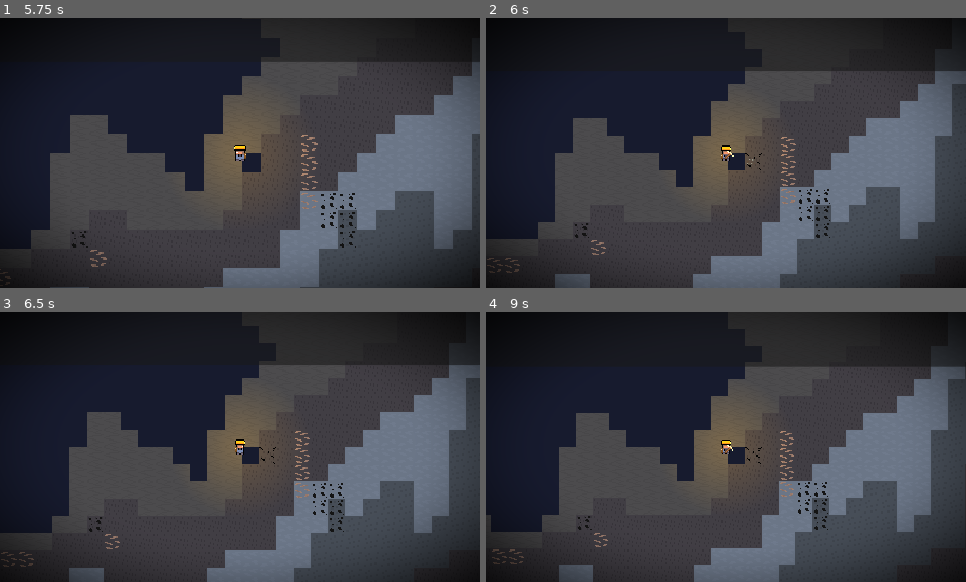
Above: before the commit, frames 1-4 (two rows, left to right).
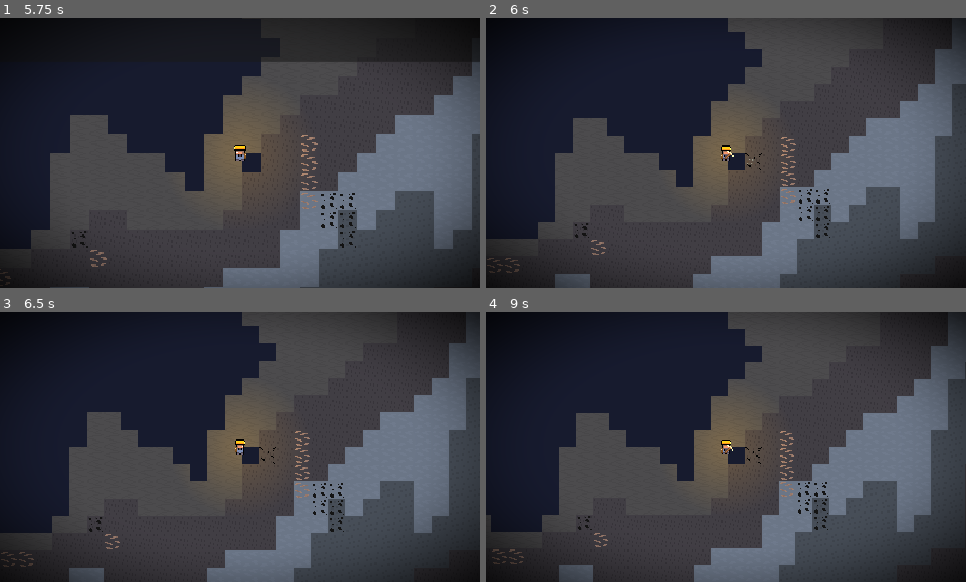
Above: after the commit, the same moments.

Repository: p4tk4n/Lone_Miner
Game: Godot game, scene res://Scenes/main_menu.tscn
Two runs of this game, one before a commit and one after it. Both use one fixed random seed, a clock stepped at 60 frames per second and the inputs below.
Inputs (mouse positions are in pixels of both pictures, inside the frame that each line leads up to):
- Up to frame 1 (5.75 s): click (240, 82) at 0.5 s; move the mouse to (240, 150) at 1.27 s; hold D (player_right) 1.28-2.78 s; tap Mouse wheel down (scroll down) at 1.35, 2.85, 4.35 s; click (240, 150) at 1.42 s; tap Space (player_jump) at 1.52, 2.27, 2.75, 3.77, 4.25, 4.52, 5.27 s; tap Enter at 2, 3.5, 5 s; move the mouse to (144, 166) at 2.02 s; tap Mouse wheel up (scroll up) at 2.1, 3.6, 5.1 s; click (144, 166) at 2.17 s; move the mouse to (288, 93) at 2.77 s; hold A (player_left) 2.78-3.53 s; click (288, 93) at 2.92 s; move the mouse to (216, 207) at 3.52 s; hold D (player_right) 3.53-5.03 s; click (216, 207) at 3.67 s; move the mouse to (384, 193) at 4.27 s; click (384, 193) at 4.42 s; tap Tab (open_inventory) at 4.9 s; move the mouse to (96, 112) at 5.02 s; hold A (player_left) from 5.03 s (still down); click (96, 112) at 5.17 s
- Up to frame 2 (6 s): tap Space (player_jump) at 5.75 s; move the mouse to (750, 153) at 5.77 s; release A (player_left) at 5.78 s; hold D (player_right) from 5.78 s (still down); tap Mouse wheel down (scroll down) at 5.85 s; click (750, 153) at 5.92 s
- Up to frame 3 (6.5 s): keep holding D (player_right)
- Up to frame 4 (9 s): move the mouse to (654, 379) at 6.52 s; release D (player_right) at 6.53 s; hold A (player_left) 6.53-8.03 s; tap Mouse wheel up (scroll up) at 6.6, 8.1 s; click (654, 379) at 6.67 s; tap Space (player_jump) at 6.77, 7.52, 8.27 s; move the mouse to (831, 433) at 7.27 s; tap Mouse wheel down (scroll down) at 7.35, 8.85 s; click (831, 433) at 7.42 s; move the mouse to (630, 460) at 8.02 s; hold D (player_right) from 8.03 s (still down); click (630, 460) at 8.17 s; move the mouse to (774, 387) at 8.77 s; click (774, 387) at 8.92 s

Frame 1 is identical in both runs. In frame 2, 4.1% of the frame differs, in the area x 50-100%, y 0-20%; in frame 3, 4.1%; in frame 4, 4.5%, in the area x 50-100%, y 0-21%.

Commit message:
Building system functioning
finally i guess 🎊

Diff:
--- a/Scenes/inventory_node.tscn
+++ b/Scenes/inventory_node.tscn
@@ -11,7 +11,7 @@
 
 const SLOT_SIZE = Vector2(48, 48)
 const HALF_SLOT = 0.5 * SLOT_SIZE
-var hovered_index = 0
+var hovered_index = 1
 const MAX_SLOTS = SLOTS_X * SLOTS_Y
 
 @onready var inventory_bg = $inventory_bg
@@ -24,6 +24,7 @@
 var items : Array
 var picked_item = null
 var picked_index = -1
+
 
 func _ready():
 	highlight_slot.visible = Global.player_inventory_open
@@ -106,19 +107,29 @@
 		return true
 	return false
 
-func _process(delta):
-	var l_mpos = get_local_mouse_position()
-	var hovered_index = get_index_by_pos(l_mpos)
+func _process(_delta):
+	for i in range(1,11):
+		if Input.is_action_just_pressed(str(i)):
+			hovered_index = i - 1
+			print(hovered_index)
+
 	var highlight_slot_pos = get_pos_by_index(hovered_index)
 	highlight_slot.visible = Global.player_inventory_open
 	highlight_slot.position = highlight_slot_pos
-	if Input.is_action_just_pressed(\"mouse_left\"):
-		var item = get_item(hovered_index)
-		if item:
-			picked_item = item
-			picked_index = hovered_index
-	if picked_item:
-		picked_item.position = get_local_mouse_position()
+
+	#if Input.is_action_just_pressed(\"mouse_left\"):
+		#var item = get_item(hovered_index)
+		#if item:
+			#picked_item = item
+			#picked_index = hovered_index
+	#if picked_item:
+		#picked_item.position = get_local_mouse_position()
+
+	for i in range(Global.inventory.size()):
+		if Global.inventory[i] and Global.inventory[i][\"quantity\"] == 0:
+			Global.inventory[i] = null
+			Global.inventory_updated.emit()
+			update_item_positions()
 
 	if Input.is_action_just_released(\"mouse_left\"):
 		var item_in_slot = get_item(hovered_index)
--- a/Scenes/item.tscn
+++ b/Scenes/item.tscn
@@ -18,7 +18,7 @@
 mass = 0.5
 physics_material_override = SubResource("PhysicsMaterial_3xsf5")
 gravity_scale = 1.1
-linear_velocity = Vector2(-23.7277, -0.654012)
+linear_velocity = Vector2(-26.286, 11.7556)
 angular_damp = 40.013
 script = ExtResource("1_kblxi")
 item_texture = ExtResource("1_6o2xr")
--- a/Scripts/global.gd
+++ b/Scripts/global.gd
@@ -6,7 +6,7 @@
 var player_can_mine = false
 var delay_inbetween_mining = 0.125
 
-var player_inventory_open = false
+var player_inventory_open = true
 var player : Node = null
 var inventory = []
 var did_scroll = false
--- a/Scripts/inventory_item.gd
+++ b/Scripts/inventory_item.gd
@@ -18,7 +18,7 @@
 @export var item_id = -1
 var current_id = -1
 
-func _process(delta):
+func _process(_delta):
 	if current_id != item_id:
 		current_id = item_id
 		$Sprite2D.texture = get_texture(item_id)
--- a/Scripts/world.gd
+++ b/Scripts/world.gd
@@ -16,6 +16,8 @@
 @onready var coal_texture = preload("res://Resources/Sprites/coal_item.png")
 @onready var stone_texture = preload("res://Resources/Sprites/stone_item.png")
 @onready var iron_texture = preload("res://Resources/Sprites/iron_item.png")
+
+var buildable_blocks = ["Stone"]
 
 var noise0 : Noise
 var noise1 : Noise
@@ -101,7 +103,7 @@
 	generate_ore(noise_coal,0.4,1,Vector2i(1,0),stone_tiles)
 	generate_ore(noise_iron,0.49,2,Vector2i(1,0),stone_tiles)
 
-func generate_ore(noise: Noise, threshold: float, source_id: int, atlas_coords: Vector2i, valid_tiles: Array):
+func generate_ore(noise: Noise, threshold: float, source_id: int, _atlas_coords: Vector2i, valid_tiles: Array):
 	for x in range(-width / 2.0, width / 2.0):
 		for y in range(-height / 2.0, height / 2.0):
 			var noise_val = noise.get_noise_2d(x, y)
@@ -123,6 +125,7 @@
 	drop_instance.item_type = item_type
 	drop_instance.item_name = item_name
 	drop_instance.item_texture = texture
+
 	if item_type == "coal":
 		drop_instance.texture_id = 0
 	elif item_type == "iron":
@@ -137,11 +140,15 @@
 	return tilemap.local_to_map(mouse_pos)
 
 func place():
+	var current_block = Global.inventory[player_inventory.hovered_index]
+
 	var tile_pos = get_tile_under_mouse()
 	var current_tile = tilemap.get_cell_source_id(0, tile_pos)
 
-	if current_tile == -1:
+	if current_tile == -1 and current_block and current_block["item_name"] in buildable_blocks:
 		tilemap.set_cell(0,tile_pos,3,Vector2i(1,0))
+		current_block["quantity"] -= 1
+		Global.inventory_updated.emit()
 
 func mine():
 	var tile_pos = get_tile_under_mouse()
@@ -163,7 +170,7 @@
 
 	elif atlas_coords.y == 3:
 		AudioManager.play_random_pitch(AudioManager.mining_block,0.7,1.1)
-		if source_id == 0:
+		if source_id == 0 or source_id == 3:
 			spawn_drop(Vector2(tilemap.map_to_local(tile_pos)),1,"stone","Stone",stone_texture)
 
 		elif source_id == 1:
@@ -196,11 +203,11 @@
 	if Input.is_mouse_button_pressed(MOUSE_BUTTON_RIGHT):
 		place()
 
-	#if Input.is_action_just_pressed("open_inventory"):
-		#Global.player_inventory_open = !Global.player_inventory_open
-		#player_inventory.visible = Global.player_inventory_open
-		#if not Global.did_tab:
-			#Global.did_tab = true
+	if Input.is_action_just_pressed("open_inventory"):
+		Global.player_inventory_open = !Global.player_inventory_open
+		player_inventory.visible = Global.player_inventory_open
+		if not Global.did_tab:
+			Global.did_tab = true
 
 	if Input.is_action_just_pressed("show_help"):
 		tutorial_ui.visible = not tutorial_ui.visible
--- a/project.godot
+++ b/project.godot
@@ -72,6 +72,56 @@
 "events": [Object(InputEventMouseButton,"resource_local_to_scene":false,"resource_name":"","device":-1,"window_id":0,"a …(258 unchanged characters)…
 ]
 }
+1={
+"deadzone": 0.5,
+"events": [Object(InputEventKey,"resource_local_to_scene":false,"resource_name":"","device":-1,"window_id":0,"alt_pressed":false,"shift_pressed":false,"ctrl_pressed":false,"meta_pressed":false,"pressed":false,"keycode":0,"physical_keycode":49,"key_label":0,"unicode":49,"echo":false,"script":null)
+]
+}
+2={
+"deadzone": 0.5,
+"events": [Object(InputEventKey,"resource_local_to_scene":false,"resource_name":"","device":-1,"window_id":0,"alt_pressed":false,"shift_pressed":false,"ctrl_pressed":false,"meta_pressed":false,"pressed":false,"keycode":0,"physical_keycode":50,"key_label":0,"unicode":50,"echo":false,"script":null)
+]
+}
+3={
+"deadzone": 0.5,
+"events": [Object(InputEventKey,"resource_local_to_scene":false,"resource_name":"","device":-1,"window_id":0,"alt_pressed":false,"shift_pressed":false,"ctrl_pressed":false,"meta_pressed":false,"pressed":false,"keycode":0,"physical_keycode":51,"key_label":0,"unicode":51,"echo":false,"script":null)
+]
+}
+4={
+"deadzone": 0.5,
+"events": [Object(InputEventKey,"resource_local_to_scene":false,"resource_name":"","device":-1,"window_id":0,"alt_pressed":false,"shift_pressed":false,"ctrl_pressed":false,"meta_pressed":false,"pressed":false,"keycode":0,"physical_keycode":52,"key_label":0,"unicode":52,"echo":false,"script":null)
+]
+}
+5={
+"deadzone": 0.5,
+"events": [Object(InputEventKey,"resource_local_to_scene":false,"resource_name":"","device":-1,"window_id":0,"alt_pressed":false,"shift_pressed":false,"ctrl_pressed":false,"meta_pressed":false,"pressed":false,"keycode":0,"physical_keycode":53,"key_label":0,"unicode":53,"echo":false,"script":null)
+]
+}
+6={
+"deadzone": 0.5,
+"events": [Object(InputEventKey,"resource_local_to_scene":false,"resource_name":"","device":-1,"window_id":0,"alt_pressed":false,"shift_pressed":false,"ctrl_pressed":false,"meta_pressed":false,"pressed":false,"keycode":0,"physical_keycode":54,"key_label":0,"unicode":54,"echo":false,"script":null)
+]
+}
+7={
+"deadzone": 0.5,
+"events": [Object(InputEventKey,"resource_local_to_scene":false,"resource_name":"","device":-1,"window_id":0,"alt_pressed":false,"shift_pressed":false,"ctrl_pressed":false,"meta_pressed":false,"pressed":false,"keycode":0,"physical_keycode":55,"key_label":0,"unicode":55,"echo":false,"script":null)
+]
+}
+8={
+"deadzone": 0.5,
+"events": [Object(InputEventKey,"resource_local_to_scene":false,"resource_name":"","device":-1,"window_id":0,"alt_pressed":false,"shift_pressed":false,"ctrl_pressed":false,"meta_pressed":false,"pressed":false,"keycode":0,"physical_keycode":56,"key_label":0,"unicode":56,"echo":false,"script":null)
+]
+}
+9={
+"deadzone": 0.5,
+"events": [Object(InputEventKey,"resource_local_to_scene":false,"resource_name":"","device":-1,"window_id":0,"alt_pressed":false,"shift_pressed":false,"ctrl_pressed":false,"meta_pressed":false,"pressed":false,"keycode":0,"physical_keycode":57,"key_label":0,"unicode":57,"echo":false,"script":null)
+]
+}
+10={
+"deadzone": 0.5,
+"events": [Object(InputEventKey,"resource_local_to_scene":false,"resource_name":"","device":-1,"window_id":0,"alt_pressed":false,"shift_pressed":false,"ctrl_pressed":false,"meta_pressed":false,"pressed":false,"keycode":0,"physical_keycode":48,"key_label":0,"unicode":48,"echo":false,"script":null)
+]
+}
 
 [layer_names]
 
Not shown, changed: devlog.txt
